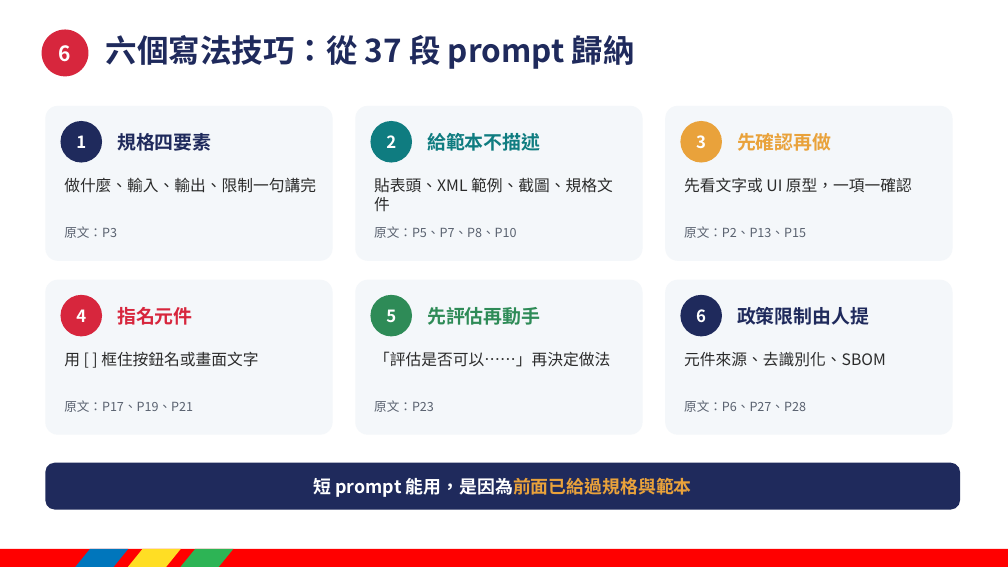
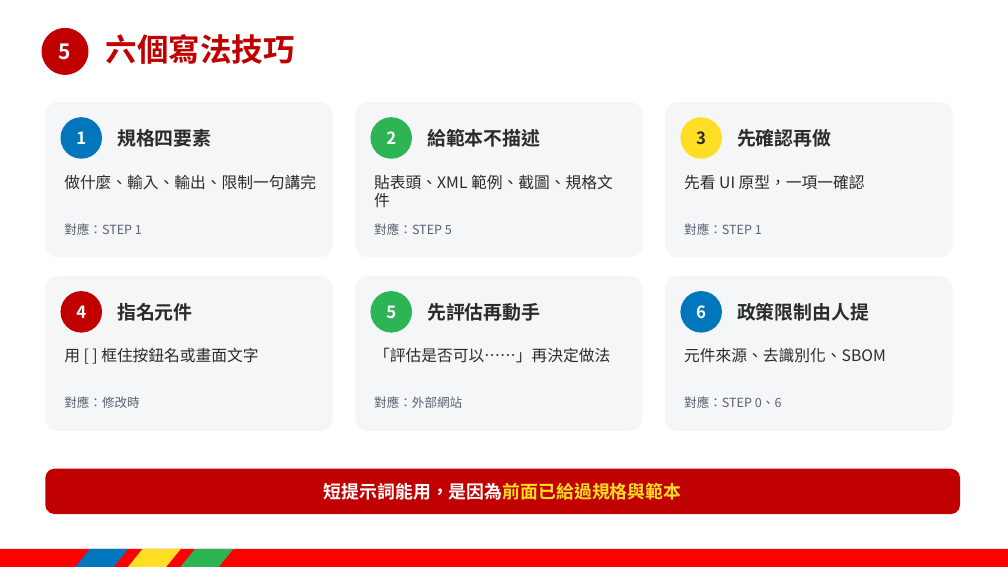
Before and after one commit to chaifeng666/ocr-classify-ui, a slide deck: slide 13 of course-kit/1_簡報_生成式AI產製本地OCR小工具.pptx (slide 7 before the commit). Drawn at 1008x567 pixels with LibreOffice and Linux fonts; fonts in the diff are those of the drawing. Boxes give left, top, right and bottom in pixels: in the first picture for what was removed or moved away, otherwise in the second. Text is boxed around its words. In the diff, an @@ line names an element or a change of style, - is before the commit and + after.

```diff
--- a/course-kit/1_簡報_生成式AI產製本地OCR小工具.pptx
+++ b/course-kit/1_簡報_生成式AI產製本地OCR小工具.pptx
@@ ellipse "5" at box(42, 28, 88, 75): fill #D7263D to #C00000 @@
@@ text in ellipse at box(59, 43, 71, 60): text changed @@
-6
+5
@@ title at box(106, 34, 295, 64): text changed; text colour #1F2A5C to #C00000 @@
-六個寫法技巧：從 37 段 prompt 歸納
+六個寫法技巧
@@ ellipse "1" at box(60, 117, 102, 159): fill #1F2A5C to #0076BC @@
@@ text "規格四要素" at box(117, 129, 211, 147): text colour #1F2A5C to #2B2B2B @@
@@ ellipse "2" at box(371, 117, 412, 159): fill #0F7C80 to #2DB455 @@
@@ text "給範本不描述" at box(427, 129, 540, 147): text colour #0F7C80 to #2B2B2B @@
@@ ellipse "3" at box(681, 117, 722, 159): text colour #FFFFFF to #2B2B2B; fill #E9A23B to #FFDE24 @@
@@ text "先確認再做" at box(737, 129, 831, 147): text colour #E9A23B to #2B2B2B @@
@@ text at box(684, 175, 865, 190): text changed @@
-先看文字或 UI 原型，一項一確認
+先看 UI 原型，一項一確認
@@ text removed at box(64, 226, 117, 238) @@
-原文：P3
@@ text added at box(64, 223, 142, 235), 12 pt, text #5A6270 @@
+對應：STEP 1
@@ text removed at box(374, 226, 516, 238) @@
-原文：P5、P7、P8、P10
@@ text added at box(374, 223, 452, 235), 12 pt, text #5A6270 @@
+對應：STEP 5
@@ text removed at box(684, 226, 806, 238) @@
-原文：P2、P13、P15
@@ text added at box(684, 223, 762, 235), 12 pt, text #5A6270 @@
+對應：STEP 1
@@ ellipse "4" at box(60, 291, 102, 333): fill #D7263D to #C00000 @@
@@ text "指名元件" at box(117, 303, 193, 321): text colour #D7263D to #2B2B2B @@
@@ ellipse "5" at box(371, 291, 412, 333): fill #2E8B57 to #2DB455 @@
@@ text "先評估再動手" at box(427, 303, 540, 321): text colour #2E8B57 to #2B2B2B @@
@@ 6 ellipses, 6 rounded rectangles, 4 texts: place and size @@
-6 ellipses, 6 rounded rectangles, 4 texts at box(45, 106, 953, 435)
+6 ellipses, 6 rounded rectangles, 4 texts at box(45, 102, 953, 431)
@@ fill #F4F7FA to #F4F6F8 in 6 elements at box(45, 102, 333, 257), box(355, 102, 643, 257), box(665, 102, 953, 257), box(45, 276, 333, 431), box(355, 276, 643, 431), box(665, 276, 953, 431) @@
@@ ellipse "6" at box(681, 291, 722, 333): fill #1F2A5C to #0076BC @@
@@ text "政策限制由人提" at box(737, 303, 869, 321): text colour #1F2A5C to #2B2B2B @@
@@ text removed at box(64, 400, 193, 412) @@
-原文：P17、P19、P21
@@ text added at box(64, 396, 140, 408), 12 pt, text #5A6270 @@
+對應：修改時
@@ text removed at box(374, 400, 434, 412) @@
-原文：P23
@@ text added at box(374, 396, 462, 408), 12 pt, text #5A6270 @@
+對應：外部網站
@@ text removed at box(684, 400, 806, 412) @@
-原文：P6、P27、P28
@@ text added at box(684, 396, 782, 408), 12 pt, text #5A6270 @@
+對應：STEP 0、6
@@ rounded rectangle: place and size @@
-rounded rectangle at box(45, 463, 960, 510)
+rounded rectangle at box(45, 469, 960, 514)
@@ rounded rectangle at box(45, 469, 960, 514): fill #1F2A5C to #C00000 @@
@@ text at box(324, 482, 682, 500): text changed @@
-短 prompt 能用，是因為前面已給過規格與範本
+短提示詞能用，是因為前面已給過規格與範本
```
Also in this commit, not shown: 9 other slides changed, 8 slides added, 4 slides removed, 6 other files.
